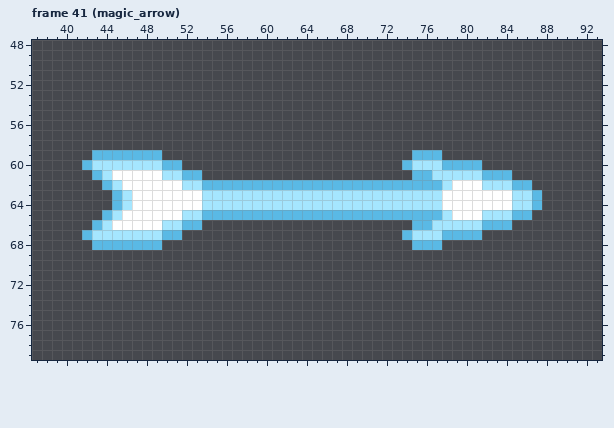
Pixel-art file: public/assets/images/effects.ase. Above, as it was before the edit.
128x128 pixels, 41 frames. Shown: frame 41 (magic_arrow): x 37..93, y 48..79. The commit also changed other frames, which this record leaves out.
And afterwards:
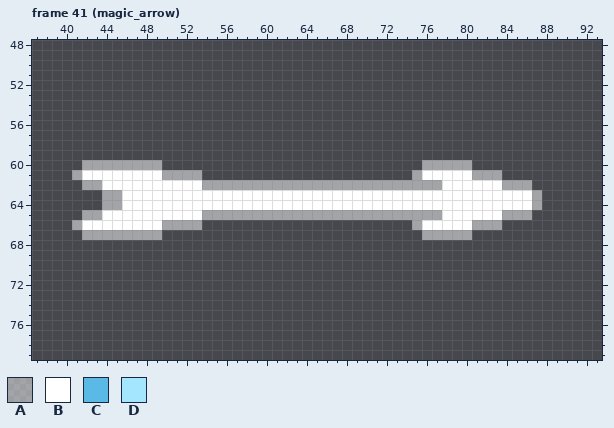
Palette (. is transparent): A #ffffff80  B #ffffff  C #5ab9e5  D #a5e6ff
What changed:
Changed rows in their new state; - is an unchanged pixel.
Frame 41 (magic_arrow), layer "main":
first column x 41:
59 --.......-------------------------...----------
60 -AAAAAAAA..----------------------..AAAAA.------
61 ABBB-----AAAA---------------------ABBBBBAAA.---
62 -AABB------BBAAAAAAAAAAAAAAAAAAAAAAAAB---BBAAA-
63 ---AAB-------BBBBBBBBBBBBBBBBBBBBBBBB-------BBA
64 ---AAB-------BBBBBBBBBBBBBBBBBBBBBBBB-------BBA
65 -AABB------BBAAAAAAAAAAAAAAAAAAAAAAAAB---BBAAA-
66 ABBB-----AAAA---------------------ABBBBBAAA.---
67 -AAAAAAAA..----------------------..AAAAA.------
68 --.......-------------------------...----------
